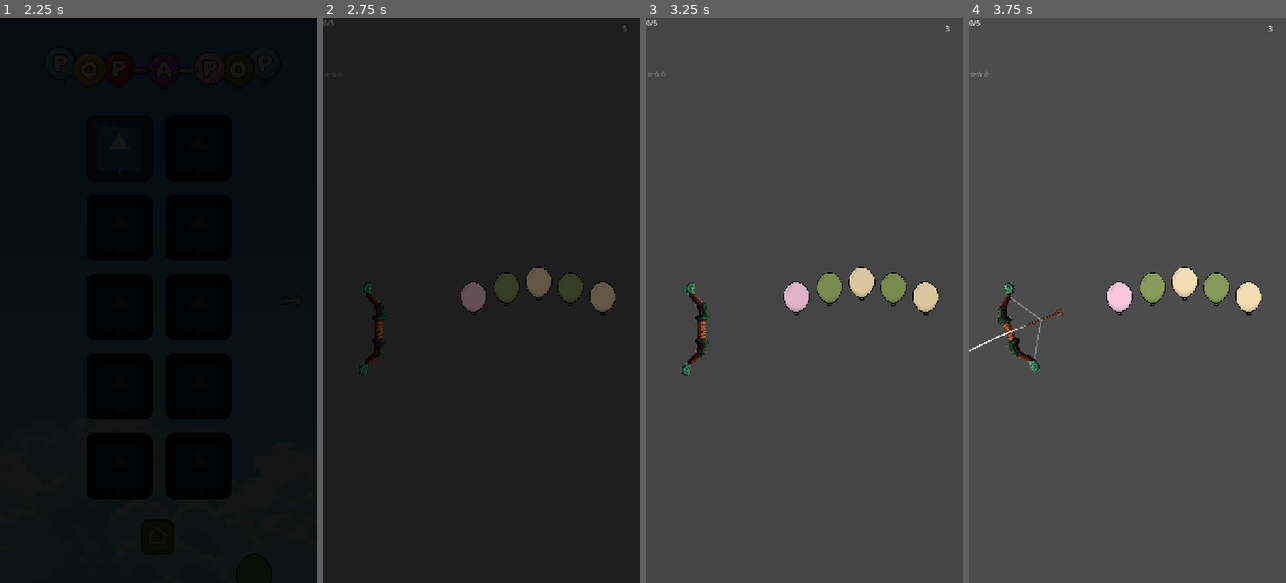
Above: before the commit, frames 1-4 (left to right).
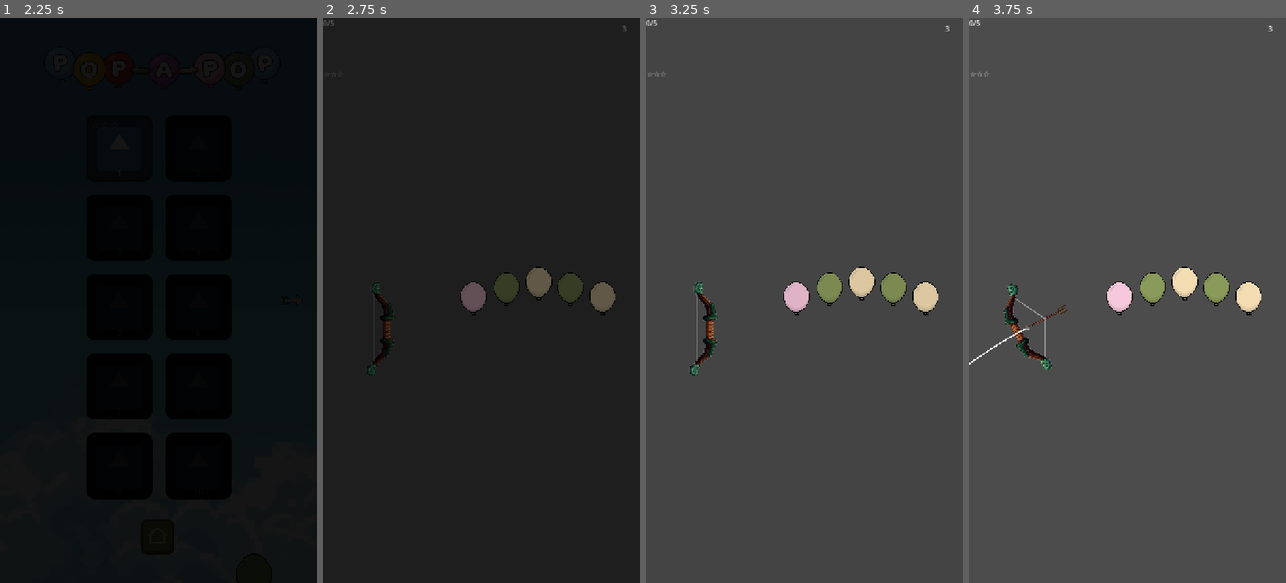
Above: after the commit, the same moments.

Repository: rizayuksel/pop-a-pop
Game: Godot game, scene res://scenes/ui/main_menu.tscn
Same seed, same stepped clock (60 frames per second), same inputs: the game is played once before the commit and once after it. The engine's default icon, where the game draws it, is replaced by a stand-in: a white triangle on a blue panel in a dark square.
Inputs (mouse positions are in pixels of both pictures, inside the frame that each line leads up to):
- Up to frame 1 (2.25 s): click (193, 232) at 0.5 s; click "☆☆☆" at 1.25 s; click (158, 537) at 2 s
- Up to frame 2 (2.75 s): no input
- Up to frame 3 (3.25 s): move the mouse to (874, 272) at 2.77 s; click (874, 272) at 2.92 s
- Up to frame 4 (3.75 s): drag from (1064, 328) to (1184, 283) at 3.52 s

Frame 1 is identical in both runs. In frame 2, 0.5% of the frame differs, in the area x 11-23%, y 46-64%; in frame 3, 0.9%; in frame 4, 1.1%, in the area x 0-32%, y 46-63%.

Commit message:
Bug fix

Diff:
--- a/scenes/levels/level_1.tscn
+++ b/scenes/levels/level_1.tscn
@@ -12,7 +12,7 @@
 next_level_scene = ExtResource("2_sk5k4")
 
 [node name="Bow" parent="." unique_id=1965107452 instance=ExtResource("3_oc4kc")]
-position = Vector2(109, 705)
+position = Vector2(127, 705)
 
 [node name="Balloon" parent="." unique_id=1069062386 instance=ExtResource("4_s8va5")]
 position = Vector2(341, 637)
--- a/scenes/levels/level_10.tscn
+++ b/scenes/levels/level_10.tscn
@@ -30,7 +30,7 @@
 [node name="UI" parent="." unique_id=1367951368 instance=ExtResource("3_7e7ni")]
 
 [node name="Bow" parent="." unique_id=1965107452 instance=ExtResource("4_hkd47")]
-position = Vector2(118, 207)
+position = Vector2(144, 208.00002)
 trajectory_length = 50
 
 [node name="Bouncer" parent="." unique_id=899775968 instance=ExtResource("5_hvxp4")]
--- a/scenes/levels/level_11.tscn
+++ b/scenes/levels/level_11.tscn
@@ -21,105 +21,105 @@
 [node name="UI" parent="." unique_id=1367951368 instance=ExtResource("3_bk8ll")]
 
 [node name="Bow" parent="." unique_id=1965107452 instance=ExtResource("4_4fty2")]
-position = Vector2(144, 912.00006)
+position = Vector2(163.1, 912.00006)
 trajectory_length = 50
 
 [node name="IceBalloon" parent="." unique_id=1069062386 instance=ExtResource("5_1nnno")]
-position = Vector2(288, 624)
+position = Vector2(307.1, 624)
 freeze_radius = 140.0
 
 [node name="IceBalloon2" parent="." unique_id=1594628935 instance=ExtResource("5_1nnno")]
-position = Vector2(288, 704)
+position = Vector2(307.1, 704)
 freeze_radius = 140.0
 
 [node name="IceBalloon3" parent="." unique_id=1868922340 instance=ExtResource("5_1nnno")]
-position = Vector2(288, 784)
+position = Vector2(307.1, 784)
 freeze_radius = 140.0
 
 [node name="IceBalloon4" parent="." unique_id=850426017 instance=ExtResource("5_1nnno")]
-position = Vector2(288, 544)
+position = Vector2(307.1, 544)
 freeze_radius = 140.0
 
 [node name="IceBalloon5" parent="." unique_id=722746168 instance=ExtResource("5_1nnno")]
-position = Vector2(288, 864)
+position = Vector2(307.1, 864)
 freeze_radius = 140.0
 
 [node name="IceBalloon6" parent="." unique_id=2130541702 instance=ExtResource("5_1nnno")]
-position = Vector2(288, 944)
+position = Vector2(307.1, 944)
 freeze_radius = 140.0
 
 [node name="Balloon2" parent="." unique_id=1508845787 instance=ExtResource("6_5tmw6")]
-position = Vector2(384, 584)
+position = Vector2(403.1, 584)
 
 [node name="Balloon3" parent="." unique_id=88951845 instance=ExtResource("6_5tmw6")]
-position = Vector2(384, 664)
+position = Vector2(403.1, 664)
 
 [node name="Balloon4" parent="." unique_id=663131182 instance=ExtResource("6_5tmw6")]
-position = Vector2(384, 744)
+position = Vector2(403.1, 744)
 
 [node name="Balloon5" parent="." unique_id=1059492210 instance=ExtResource("6_5tmw6")]
-position = Vector2(384, 824)
+position = Vector2(403.1, 824)
 
 [node name="Balloon6" parent="." unique_id=445649972 instance=ExtResource("6_5tmw6")]
-position = Vector2(384, 904)
+position = Vector2(403.1, 904)
 
 [node name="Balloon8" parent="." unique_id=2058910743 instance=ExtResource("6_5tmw6")]
-position = Vector2(448, 584)
+position = Vector2(467.1, 584)
 
 [node name="Balloon9" parent="." unique_id=542117918 instance=ExtResource("6_5tmw6")]
-position = Vector2(448, 664)
+position = Vector2(467.1, 664)
 
 [node name="Balloon10" parent="." unique_id=803600294 instance=ExtResource("6_5tmw6")]
-position = Vector2(448, 744)
+position = Vector2(467.1, 744)
 
 [node name="Balloon11" parent="." unique_id=1426148737 instance=ExtResource("6_5tmw6")]
-position = Vector2(448, 824)
+position = Vector2(467.1, 824)
 
 [node name="Balloon12" parent="." unique_id=1028859278 instance=ExtResource("6_5tmw6")]
-position = Vector2(448, 904)
+position = Vector2(467.1, 904)
 
 [node name="Balloon14" parent="." unique_id=1190646121 instance=ExtResource("6_5tmw6")]
-position = Vector2(512, 584)
+position = Vector2(531.1, 584)
 
 [node name="Balloon15" parent="." unique_id=28435360 instance=ExtResource("6_5tmw6")]
-position = Vector2(512, 664)
+position = Vector2(531.1, 664)
 
 [node name="Balloon17" parent="." unique_id=1508875546 instance=ExtResource("6_5tmw6")]
-position = Vector2(512, 824)
+position = Vector2(531.1, 824)
 
 [node name="Balloon18" parent="." unique_id=1875510016 instance=ExtResource("6_5tmw6")]
-position = Vector2(512, 904)
+position = Vector2(531.1, 904)
 
 [node name="Balloon20" parent="." unique_id=1914169461 instance=ExtResource("6_5tmw6")]
-position = Vector2(576, 584)
+position = Vector2(595.1, 584)
 
 [node name="Balloon21" parent="." unique_id=1675863935 instance=ExtResource("6_5tmw6")]
-position = Vector2(576, 664)
+position = Vector2(595.1, 664)
 
 [node name="Balloon22" parent="." unique_id=1921117699 instance=ExtResource("6_5tmw6")]
-position = Vector2(576, 744)
+position = Vector2(595.1, 744)
 
 [node name="Balloon23" parent="." unique_id=233136938 instance=ExtResource("6_5tmw6")]
-position = Vector2(576, 824)
+position = Vector2(595.1, 824)
 
 [node name="Balloon24" parent="." unique_id=1830199693 instance=ExtResource("6_5tmw6")]
-position = Vector2(576, 904)
+position = Vector2(595.1, 904)
 
 [node name="FireBalloon" parent="." unique_id=1566709866 instance=ExtResource("7_c8dgj")]
-position = Vector2(512, 744)
+position = Vector2(531.1, 744)
 explosion_radius = 140.0
 
 [node name="Balloon26" parent="." unique_id=954275935 instance=ExtResource("6_5tmw6")]
-position = Vector2(640, 584)
+position = Vector2(659.1, 584)
 
 [node name="Balloon27" parent="." unique_id=153244166 instance=ExtResource("6_5tmw6")]
-position = Vector2(640, 664)
+position = Vector2(659.1, 664)
 
 [node name="Balloon28" parent="." unique_id=1479995993 instance=ExtResource("6_5tmw6")]
-position = Vector2(640, 744)
+position = Vector2(659.1, 744)
 
 [node name="Balloon29" parent="." unique_id=1145264573 instance=ExtResource("6_5tmw6")]
-position = Vector2(640, 824)
+position = Vector2(659.1, 824)
 
 [node name="Balloon30" parent="." unique_id=1137123010 instance=ExtResource("6_5tmw6")]
-position = Vector2(640, 904)
+position = Vector2(659.1, 904)
--- a/scenes/levels/level_12.tscn
+++ b/scenes/levels/level_12.tscn
@@ -33,7 +33,7 @@
 [node name="UI" parent="." unique_id=1367951368 instance=ExtResource("3_yd7i6")]
 
 [node name="Bow" parent="." unique_id=1965107452 instance=ExtResource("4_vcewm")]
-position = Vector2(104, 608)
+position = Vector2(128, 608)
 trajectory_length = 50
 
 [node name="Bouncer" parent="." unique_id=899775968 instance=ExtResource("5_b73n6")]
--- a/scenes/levels/level_5.tscn
+++ b/scenes/levels/level_5.tscn
@@ -21,28 +21,28 @@
 [node name="UI" parent="." unique_id=1367951368 instance=ExtResource("3_tqnj0")]
 
 [node name="Bow" parent="." unique_id=1965107452 instance=ExtResource("4_dwyms")]
-position = Vector2(144, 664)
+position = Vector2(187.1, 664)
 trajectory_length = 300
 
 [node name="Mud" parent="." unique_id=1641655694 instance=ExtResource("5_6xwso")]
-position = Vector2(480, 296)
+position = Vector2(507.1, 296)
 
 [node name="Mud2" parent="." unique_id=1081660626 instance=ExtResource("5_6xwso")]
-position = Vector2(408, 296)
+position = Vector2(435.1, 296)
 
 [node name="Mud3" parent="." unique_id=1540688414 instance=ExtResource("5_6xwso")]
-position = Vector2(336, 296)
+position = Vector2(363.1, 296)
 
 [node name="Balloon2" parent="." unique_id=225760875 instance=ExtResource("6_5ke18")]
-position = Vector2(376, 384)
+position = Vector2(403.1, 384)
 
 [node name="Balloon3" parent="." unique_id=118734724 instance=ExtResource("6_5ke18")]
-position = Vector2(448, 384)
+position = Vector2(475.1, 384)
 
 [node name="IceBalloon" parent="." unique_id=343957057 instance=ExtResource("7_j14br")]
-position = Vector2(296, 504)
+position = Vector2(323.1, 504)
 freeze_radius = 200.0
 
 [node name="FireBalloon" parent="." unique_id=1069062386 instance=ExtResource("8_0y7y4")]
-position = Vector2(424, 216)
+position = Vector2(451.1, 216)
 explosion_radius = 200.0
--- a/scenes/levels/level_6.tscn
+++ b/scenes/levels/level_6.tscn
@@ -23,84 +23,84 @@
 [node name="UI" parent="." unique_id=1367951368 instance=ExtResource("3_kydov")]
 
 [node name="Bow" parent="." unique_id=1965107452 instance=ExtResource("4_uwlxl")]
-position = Vector2(120.00001, 672)
+position = Vector2(168, 672)
 trajectory_length = 50
 
 [node name="Mud" parent="." unique_id=1641655694 instance=ExtResource("5_4wfvb")]
-position = Vector2(384, 568)
+position = Vector2(411.1, 568)
 
 [node name="Mud2" parent="." unique_id=2007571530 instance=ExtResource("5_4wfvb")]
-position = Vector2(384, 696)
+position = Vector2(411.1, 696)
 
 [node name="Mud3" parent="." unique_id=1581316977 instance=ExtResource("5_4wfvb")]
-position = Vector2(384, 504)
+position = Vector2(411.1, 504)
 
 [node name="Mud4" parent="." unique_id=1154891010 instance=ExtResource("5_4wfvb")]
-position = Vector2(384, 440)
+position = Vector2(411.1, 440)
 
 [node name="Mud5" parent="." unique_id=1632993281 instance=ExtResource("5_4wfvb")]
-position = Vector2(384, 376)
+position = Vector2(411.1, 376)
 
 [node name="Mud6" parent="." unique_id=1341672069 instance=ExtResource("5_4wfvb")]
-position = Vector2(384, 760)
+position = Vector2(411.1, 760)
 
 [node name="Mud7" parent="." unique_id=1136549474 instance=ExtResource("5_4wfvb")]
-position = Vector2(384, 824)
+position = Vector2(411.1, 824)
 
 [node name="Mud8" parent="." unique_id=683352602 instance=ExtResource("5_4wfvb")]
-position = Vector2(384, 888)
+position = Vector2(411.1, 888)
 
 [node name="Balloon" parent="." unique_id=1069062386 instance=ExtResource("6_tqv5a")]
-position = Vector2(488, 384)
+position = Vector2(515.1, 384)
 
 [node name="Mud9" parent="." unique_id=202733184 instance=ExtResource("5_4wfvb")]
-position = Vector2(384, 312)
+position = Vector2(411.1, 312)
 
 [node name="Mud10" parent="." unique_id=90211736 instance=ExtResource("5_4wfvb")]
-position = Vector2(384, 248)
+position = Vector2(411.1, 248)
 
 [node name="Mud11" parent="." unique_id=2636559 instance=ExtResource("5_4wfvb")]
-position = Vector2(384, 952)
+position = Vector2(411.1, 952)
 
 [node name="Mud12" parent="." unique_id=1318510564 instance=ExtResource("5_4wfvb")]
-position = Vector2(384, 1016)
+position = Vector2(411.1, 1016)
 
 [node name="Balloon2" parent="." unique_id=1669106193 instance=ExtResource("6_tqv5a")]
-position = Vector2(488, 464)
+position = Vector2(515.1, 464)
 
 [node name="Balloon5" parent="." unique_id=697580872 instance=ExtResource("6_tqv5a")]
-position = Vector2(488, 800)
+position = Vector2(515.1, 800)
 
 [node name="Balloon6" parent="." unique_id=1485073019 instance=ExtResource("6_tqv5a")]
-position = Vector2(488, 880)
+position = Vector2(515.1, 880)
 
 [node name="IceBalloon" parent="." unique_id=1286895276 instance=ExtResource("7_ppjov")]
-position = Vector2(488, 720)
+position = Vector2(515.1, 720)
 freeze_radius = 120.0
 
 [node name="LaserBalloon" parent="." unique_id=1795994947 instance=ExtResource("8_pafwe")]
-position = Vector2(488, 632)
+position = Vector2(515.1, 632)
 
 [node name="Balloon4" parent="." unique_id=979318298 instance=ExtResource("6_tqv5a")]
-position = Vector2(600, 384)
+position = Vector2(627.1, 384)
 
 [node name="Balloon7" parent="." unique_id=1044137400 instance=ExtResource("6_tqv5a")]
-position = Vector2(600, 464)
+position = Vector2(627.1, 464)
 
 [node name="Balloon8" parent="." unique_id=1263450821 instance=ExtResource("6_tqv5a")]
-position = Vector2(600, 800)
+position = Vector2(627.1, 800)
 
 [node name="Balloon9" parent="." unique_id=611056182 instance=ExtResource("6_tqv5a")]
-position = Vector2(600, 880)
+position = Vector2(627.1, 880)
 
 [node name="LaserBalloon2" parent="." unique_id=895529640 instance=ExtResource("8_pafwe")]
-position = Vector2(600, 632)
+position = Vector2(627.1, 632)
 
 [node name="FireBalloon" parent="." unique_id=1361628081 instance=ExtResource("9_gf2l7")]
-position = Vector2(488, 544)
+position = Vector2(515.1, 544)
 
 [node name="Balloon3" parent="." unique_id=752433251 instance=ExtResource("6_tqv5a")]
-position = Vector2(600, 544)
+position = Vector2(627.1, 544)
 
 [node name="Balloon10" parent="." unique_id=645863708 instance=ExtResource("6_tqv5a")]
-position = Vector2(600, 720)
+position = Vector2(627.1, 720)
--- a/scenes/levels/level_7.tscn
+++ b/scenes/levels/level_7.tscn
@@ -20,7 +20,7 @@
 [node name="UI" parent="." unique_id=1367951368 instance=ExtResource("3_posk4")]
 
 [node name="Bow" parent="." unique_id=1965107452 instance=ExtResource("4_sjq8i")]
-position = Vector2(116, 571)
+position = Vector2(136, 584)
 trajectory_length = 50
 
 [node name="SpikedBalloon" parent="." unique_id=1069062386 instance=ExtResource("5_q0wsq")]
--- a/scenes/levels/level_8.tscn
+++ b/scenes/levels/level_8.tscn
@@ -21,7 +21,7 @@
 [node name="UI" parent="." unique_id=1367951368 instance=ExtResource("3_w2i51")]
 
 [node name="Bow" parent="." unique_id=1965107452 instance=ExtResource("4_xsrpe")]
-position = Vector2(144, 1003)
+position = Vector2(144, 976)
 trajectory_length = 50
 
 [node name="Balloon" parent="." unique_id=1069062386 instance=ExtResource("5_0kxia")]
--- a/scenes/levels/level_9.tscn
+++ b/scenes/levels/level_9.tscn
@@ -28,7 +28,7 @@
 [node name="UI" parent="." unique_id=1367951368 instance=ExtResource("3_kj523")]
 
 [node name="Bow" parent="." unique_id=1965107452 instance=ExtResource("4_xampj")]
-position = Vector2(123.100006, 1088)
+position = Vector2(152, 1088)
 trajectory_length = 50
 
 [node name="Bouncer" parent="." unique_id=899775968 instance=ExtResource("5_xev4b")]
--- a/scenes/ui/ui.tscn
+++ b/scenes/ui/ui.tscn
@@ -1,11 +1,11 @@
 [gd_scene format=3 uid="uid://32p7ysxh4omg"]
 
 [ext_resource type="Script" uid="uid://cptk5lcdtp0rv" path="res://scripts/ui.gd" id="1_nt7q6"]
-[ext_resource type="Texture2D" uid="uid://b5wnw3acvx6pt" path="res://assets/textures/ButtonPlay.png" id="2_hl07w"]
 [ext_resource type="AudioStream" uid="uid://q5fhnbchn10r" path="res://assets/audio/sfx/LaserShoot.wav" id="2_x4jx1"]
 [ext_resource type="AudioStream" uid="uid://bk8m0volylg0e" path="res://assets/audio/sfx/FireShoot.wav" id="3_gdt2y"]
 [ext_resource type="Texture2D" uid="uid://dbllq3r27t260" path="res://assets/textures/ButtonHome.png" id="3_swkix"]
 [ext_resource type="Texture2D" uid="uid://bvf6qe8br6dqc" path="res://assets/textures/ButtonRestart.png" id="4_hc5d0"]
+[ext_resource type="Texture2D" uid="uid://danqni8vnefh" path="res://assets/textures/ButtonNextLevel.png" id="4_hl07w"]
 [ext_resource type="AudioStream" uid="uid://b4ytpq8ur02wi" path="res://assets/audio/sfx/IceShoot.wav" id="4_wm3ai"]
 [ext_resource type="AudioStream" uid="uid://cs5w6cxtxxjuy" path="res://assets/audio/sfx/IceHit.wav" id="5_wm3ai"]
 [ext_resource type="AudioStream" uid="uid://dsicjsnmf8n6g" path="res://assets/audio/sfx/BalloonPop.wav" id="6_8dubc"]
@@ -132,7 +132,7 @@
 [node name="NextLevelButton" type="TextureButton" parent="BaseControl/LevelCompletePanel/HBoxContainer" unique_id=1546818422]
 custom_minimum_size = Vector2(60, 60)
 layout_mode = 2
-texture_normal = ExtResource("2_hl07w")
+texture_normal = ExtResource("4_hl07w")
 ignore_texture_size = true
 stretch_mode = 5
 
--- a/scripts/balloon.gd
+++ b/scripts/balloon.gd
@@ -42,8 +42,8 @@
 		return
 
 	is_popped = true
-	$Sprite2D.texture = popped_texture
 
+	$Sprite2D.visible = false
 	for child in get_children():
 		if child is CollisionShape2D or child is CollisionPolygon2D:
 			child.set_deferred("disabled", true)
@@ -55,6 +55,8 @@
 		if main_scene.get_node("UI").has_method("play_pop_sound"):
 			main_scene.get_node("UI").play_pop_sound()
 
+	queue_free()
+
 func _play_deflect_sound():
 	var main_scene = get_tree().current_scene
 	if main_scene.has_node("UI") and main_scene.get_node("UI").has_method("play_ice_hit_sound"):
--- a/scripts/bow.gd
+++ b/scripts/bow.gd
@@ -4,11 +4,15 @@
 
 const ARROW_SCENE = preload("res://scenes/objects/arrow.tscn")
 const MAX_DRAG_LENGTH = 150.0
+const SMOOTH_SPEED = 25.0
 
 var is_dragging = false
 var drag_start_position = Vector2.ZERO
 var is_active = true
 var base_scale = Vector2.ONE
+
+var current_pull_distance = 0.0
+var target_rotation = 0.0
 
 @onready var bow_string = $BowString
 @onready var loaded_arrow = $LoadedArrow
@@ -36,61 +40,61 @@
 	if not is_active:
 		return
 
-	if event is InputEventMouseButton and event.button_index == MOUSE_BUTTON_LEFT:
+	if (event is InputEventMouseButton and event.button_index == MOUSE_BUTTON_LEFT) or event is InputEventScreenTouch:
 		if event.pressed:
 			is_dragging = true
-			drag_start_position = get_global_mouse_position()
+			drag_start_position = event.position
 			loaded_arrow.visible = true
+			target_rotation = rotation
 		elif is_dragging:
 			is_dragging = false
 			loaded_arrow.visible = false
-			var drag_end_position = get_global_mouse_position()
-			_shoot_arrow(drag_start_position, drag_end_position)
+
+			if current_pull_distance >= 80.0:
+				_shoot_arrow()
+
 			hide_trajectory()
-
 			_reset_bow_string()
+			current_pull_distance = 0.0
 
 			var tween = get_tree().create_tween()
 			tween.tween_property(self, "scale", base_scale * Vector2(0.8, 1.2), 0.05)
 			tween.tween_property(self, "scale", base_scale, 0.3).set_trans(Tween.TRANS_ELASTIC).set_ease(Tween.EASE_OUT)
 
-func _process(_delta):
+func _process(delta):
 	if is_dragging and is_active:
-		var current_mouse_pos = get_global_mouse_position()
-		var drag_vector = drag_start_position - current_mouse_pos
+		var current_pos = get_viewport().get_mouse_position()
+		var drag_vector = drag_start_position - current_pos
 
-		drag_vector = drag_vector.limit_length(MAX_DRAG_LENGTH)
-		look_at(global_position + drag_vector)
+		if drag_vector.length() > 5.0:
+			drag_vector = drag_vector.limit_length(MAX_DRAG_LENGTH)
+			target_rotation = drag_vector.angle()
 
-		var pull_distance = drag_vector.length()
+			var target_pull = drag_vector.length()
 
-		bow_string.set_point_position(1, Vector2(-pull_distance, 0))
-		loaded_arrow.position = Vector2(-pull_distance, 0)
+			rotation = lerp_angle(rotation, target_rotation, SMOOTH_SPEED * delta)
+			current_pull_distance = lerp(current_pull_distance, target_pull, SMOOTH_SPEED * delta)
 
-		if pull_distance >= 80.0:
-			var direction = drag_vector.normalized()
-			var speed = pull_distance * 10.0
-			var gravity = ProjectSettings.get_setting("physics/2d/default_gravity")
+			bow_string.set_point_position(1, Vector2(-current_pull_distance, 0))
+			loaded_arrow.position = Vector2(-current_pull_distance, 0)
 
-			update_trajectory(global_position, direction * speed, gravity)
-		else:
-			hide_trajectory()
+			if current_pull_distance >= 80.0:
+				var direction = Vector2.RIGHT.rotated(rotation)
+				var speed = current_pull_distance * 10.0
+				var gravity = ProjectSettings.get_setting("physics/2d/default_gravity")
 
-func _shoot_arrow(start_pos, end_pos):
-	var drag_vector = start_pos - end_pos
-	drag_vector = drag_vector.limit_length(MAX_DRAG_LENGTH)
-	var pull_distance = drag_vector.length()
+				update_trajectory(global_position, direction * speed, gravity)
+			else:
+				hide_trajectory()
 
-	if pull_distance < 80.0:
-		return
-
+func _shoot_arrow():
 	var arrow = ARROW_SCENE.instantiate()
 	arrow.position = global_position
-	arrow.rotation = drag_vector.angle()
+	arrow.rotation = rotation
 	get_tree().current_scene.add_child(arrow)
 
-	var direction = drag_vector.normalized()
-	var speed = pull_distance * 10.0
+	var direction = Vector2.RIGHT.rotated(rotation)
+	var speed = current_pull_distance * 10.0
 	arrow.linear_velocity = direction * speed
 
 	var main_scene = get_tree().current_scene
--- a/scripts/level_select.gd
+++ b/scripts/level_select.gd
@@ -11,6 +11,7 @@
 var touch_start_pos = Vector2.ZERO
 var left_btn_start_pos = Vector2.ZERO
 var right_btn_start_pos = Vector2.ZERO
+var is_animating = false
 
 @onready var pages_container = $PagesContainer
 @onready var left_btn = $LeftButton
@@ -38,14 +39,14 @@
 
 	if current_page == 0:
 		left_btn.position = left_btn_start_pos + Vector2(-200, 0)
+		left_btn.disabled = true
 	if current_page == total_pages - 1:
 		right_btn.position = right_btn_start_pos + Vector2(200, 0)
+		right_btn.disabled = true
 
 	update_ui()
 
 func generate_pages():
-	var highest_unlocked = 1
-
 	for p in range(total_pages):
 		var grid = GridContainer.new()
 		grid.columns = COLUMNS
@@ -61,15 +62,12 @@
 				break
 
 			var btn = level_btn_scene.instantiate()
-
 			grid.add_child(btn)
 
 			var is_unlocked = (level_num == 1)
 			if level_num > 1:
 				var prev_stars = SaveManager.get_level_stars("level_" + str(level_num - 1))
 				is_unlocked = (prev_stars > 0)
-				if is_unlocked:
-					highest_unlocked = level_num
 
 			var stars = SaveManager.get_level_stars("level_" + str(level_num))
 
@@ -90,6 +88,9 @@
 	for i in range(pages.size()):
 		pages[i].visible = (i == current_page)
 
+	left_btn.disabled = (current_page == 0)
+	right_btn.disabled = (current_page == total_pages - 1)
+
 	var left_tween = create_tween()
 	if current_page == 0:
 		left_tween.tween_property(left_btn, "position", left_btn_start_pos + Vector2(-200, 0), 0.3).set_trans(Tween.TRANS_BACK).set_ease(Tween.EASE_IN)
@@ -103,7 +104,8 @@
 		right_tween.tween_property(right_btn, "position", right_btn_start_pos, 0.3).set_trans(Tween.TRANS_BACK).set_ease(Tween.EASE_OUT)
 
 func next_page():
-	if current_page < total_pages - 1:
+	if current_page < total_pages - 1 and not is_animating:
+		is_animating = true
 		var tween = create_tween()
 		tween.tween_property(right_btn, "position", right_btn_start_pos + Vector2(15, 0), 0.1)
 		tween.tween_property(right_btn, "position", right_btn_start_pos, 0.1)
@@ -112,9 +114,11 @@
 
 		current_page += 1
 		update_ui()
+		is_animating = false
 
 func prev_page():
-	if current_page > 0:
+	if current_page > 0 and not is_animating:
+		is_animating = true
 		var tween = create_tween()
 		tween.tween_property(left_btn, "position", left_btn_start_pos + Vector2(-15, 0), 0.1)
 		tween.tween_property(left_btn, "position", left_btn_start_pos, 0.1)
@@ -123,6 +127,7 @@
 
 		current_page -= 1
 		update_ui()
+		is_animating = false
 
 func _input(event):
 	if event is InputEventScreenTouch or event is InputEventMouseButton:
@@ -136,10 +141,12 @@
 				next_page()
 
 func _on_level_pressed(level_num: int):
-	TransitionManager.transition_to_scene("res://scenes/levels/level_" + str(level_num) + ".tscn")
+	if not is_animating:
+		TransitionManager.transition_to_scene("res://scenes/levels/level_" + str(level_num) + ".tscn")
 
 func _on_home_pressed():
-	get_tree().change_scene_to_file("res://scenes/ui/main_menu.tscn")
+	if not is_animating:
+		get_tree().change_scene_to_file("res://scenes/ui/main_menu.tscn")
 
 func _on_spawn_balloon():
 	var balloon = MENU_BALLOON_SCENE.instantiate()
Binary file added: assets/textures/ButtonNextLevel.png
Not shown, added: assets/textures/ButtonNextLevel.png.import
Binary file added: assets/textures/ButtonPause.png
Not shown, added: assets/textures/ButtonPause.png.import
Binary file changed: assets/textures/Star1.png
Binary file changed: assets/textures/Star3.png
Binary file changed: assets/textures/Star4.png
Binary file changed: assets/textures/Star5.png
Binary file changed: assets/textures/Star7.png
Binary file changed: assets/textures/Star8.png
